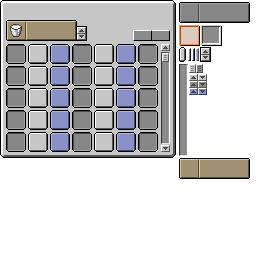
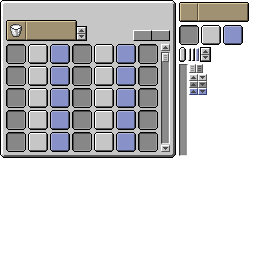
Layered file, before and after one edit (256 × 256). Changes by layer:
hid group "小组件2" (33 layers) over (179, 2, 250, 179)
showed group "小组件" (27 layers) over (179, 2, 250, 46)
added layer "图层 60 拷贝" in group "任务模式" over (179, 2, 249, 22)
